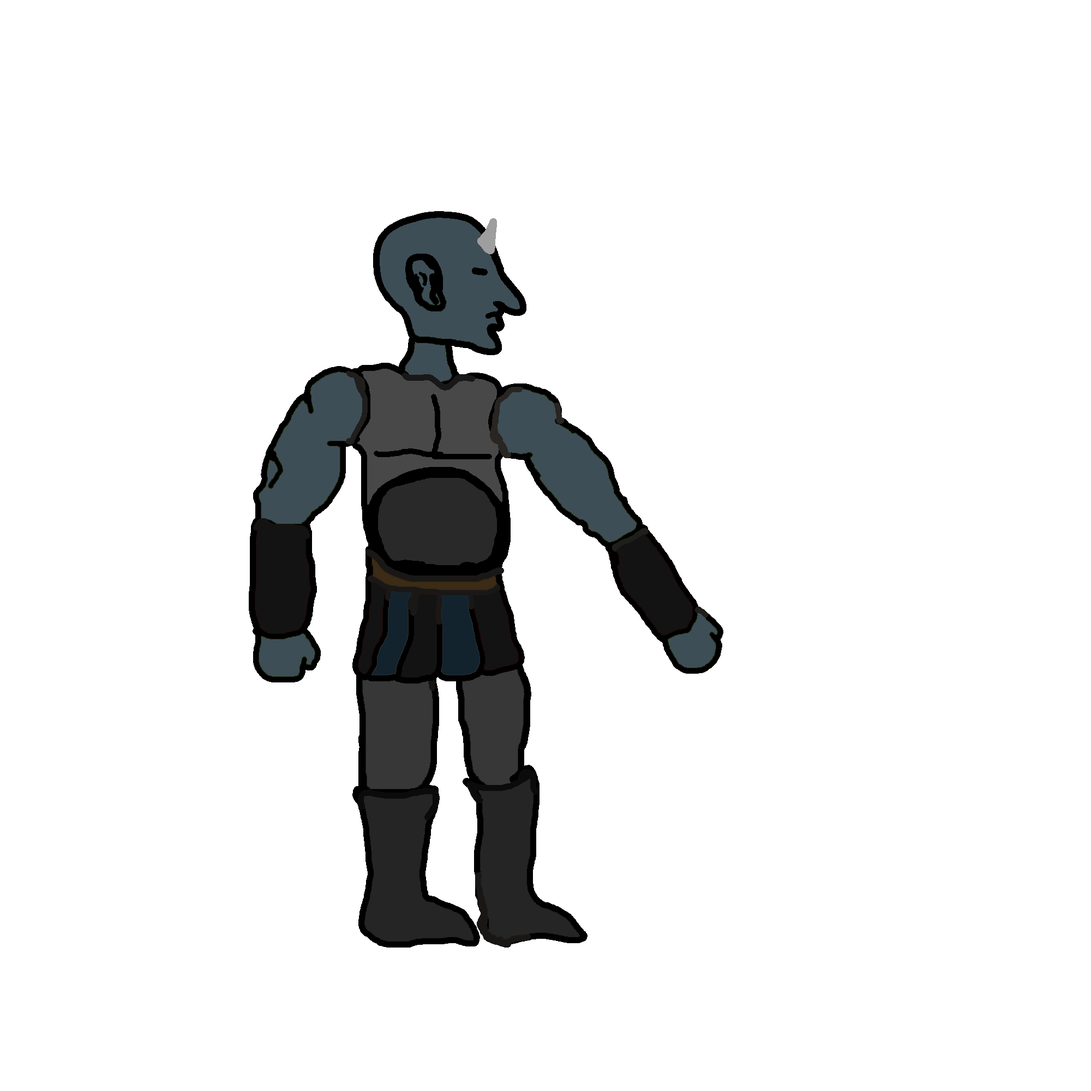
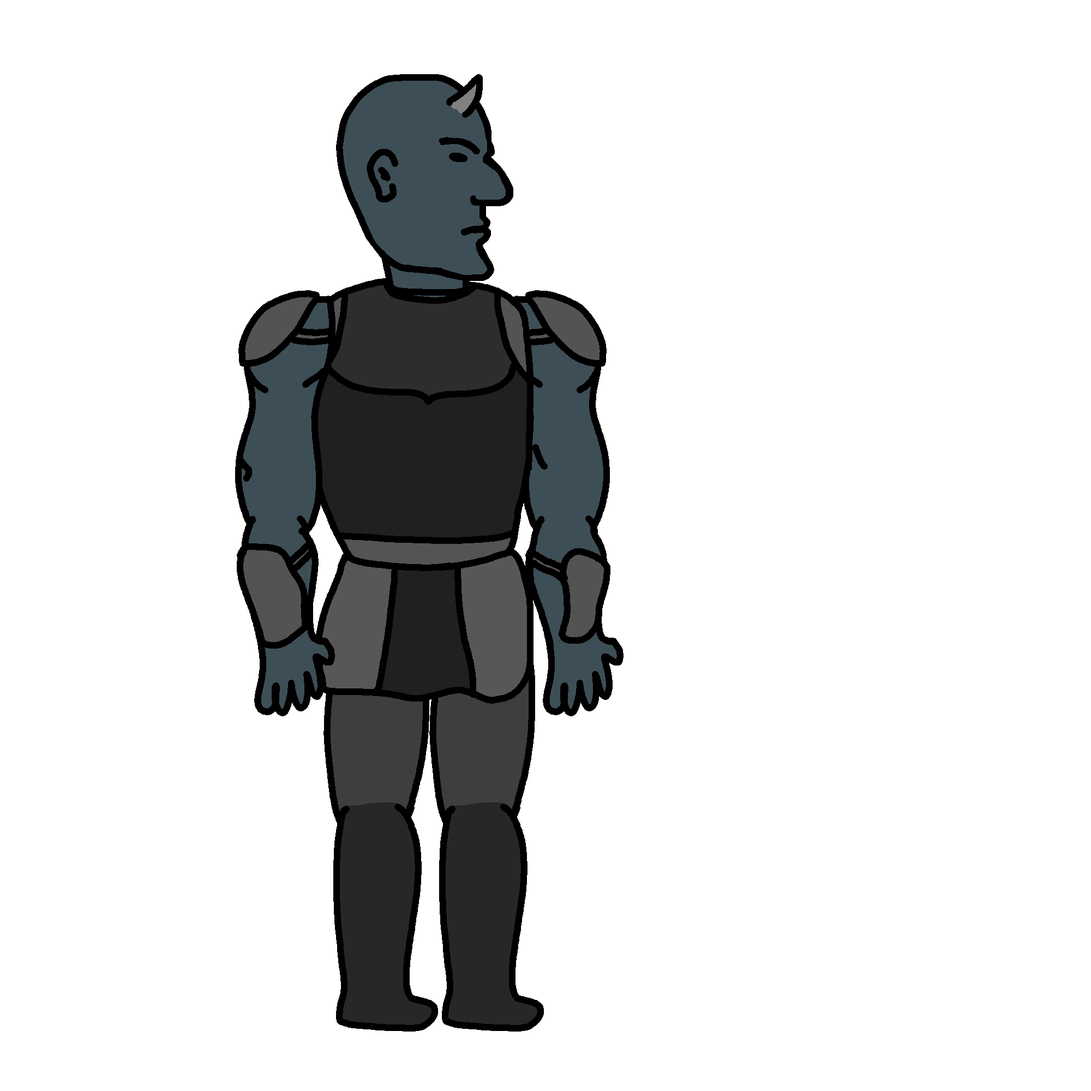
The second 1091 × 1091 image is a revision of the first. Changes to its layers:
moved "Head" above "right_forearm", painted on it over box(336, 74, 527, 391)
moved "right_forearm" above "right_arm", painted on it over box(236, 512, 336, 717)
moved "right_arm" above "belt", painted on it over box(235, 290, 368, 536)
painted on "belt" over box(315, 546, 534, 705)
painted on "right_lowerleg" over box(333, 785, 481, 1033)
painted on "right_upperleg" over box(323, 606, 440, 842)
moved "left_lowerleg" above "left_upperleg", painted on it over box(439, 765, 588, 1033)
moved "left_upperleg" above "chest", painted on it over box(429, 606, 536, 842)
moved "chest" above "left_forearm", painted on it over box(308, 276, 534, 580)
painted on "left_forearm" over box(525, 512, 724, 717)
painted on "left_arm" over box(490, 290, 643, 549)
